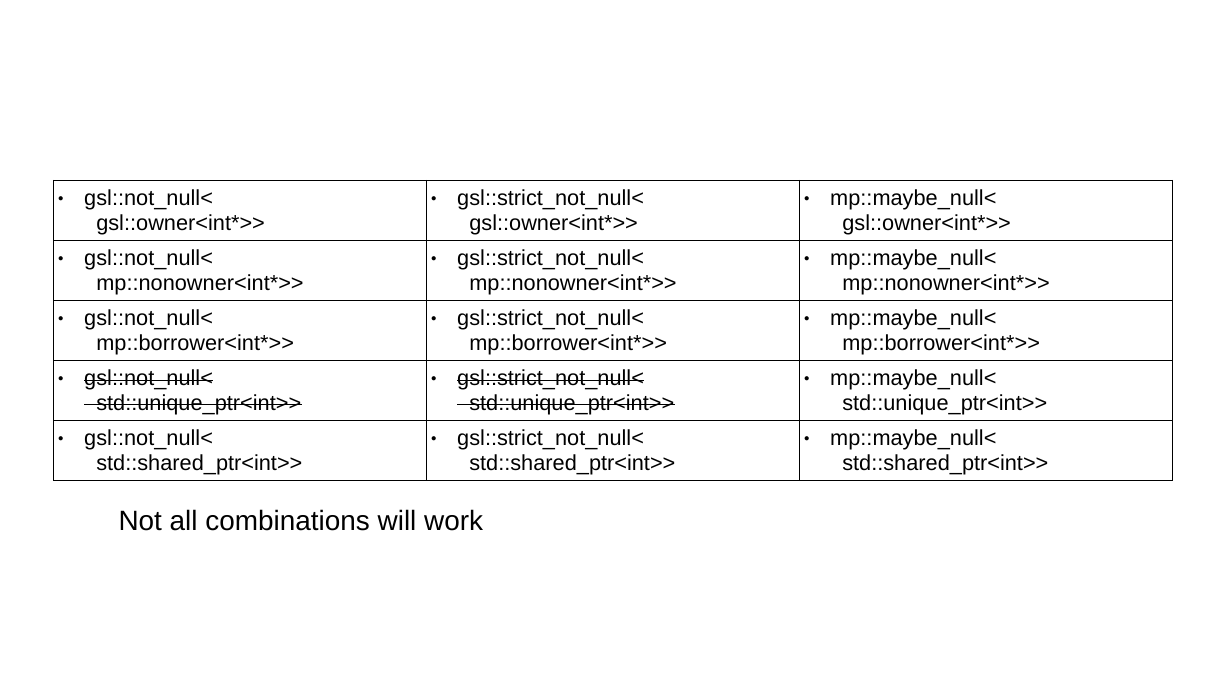
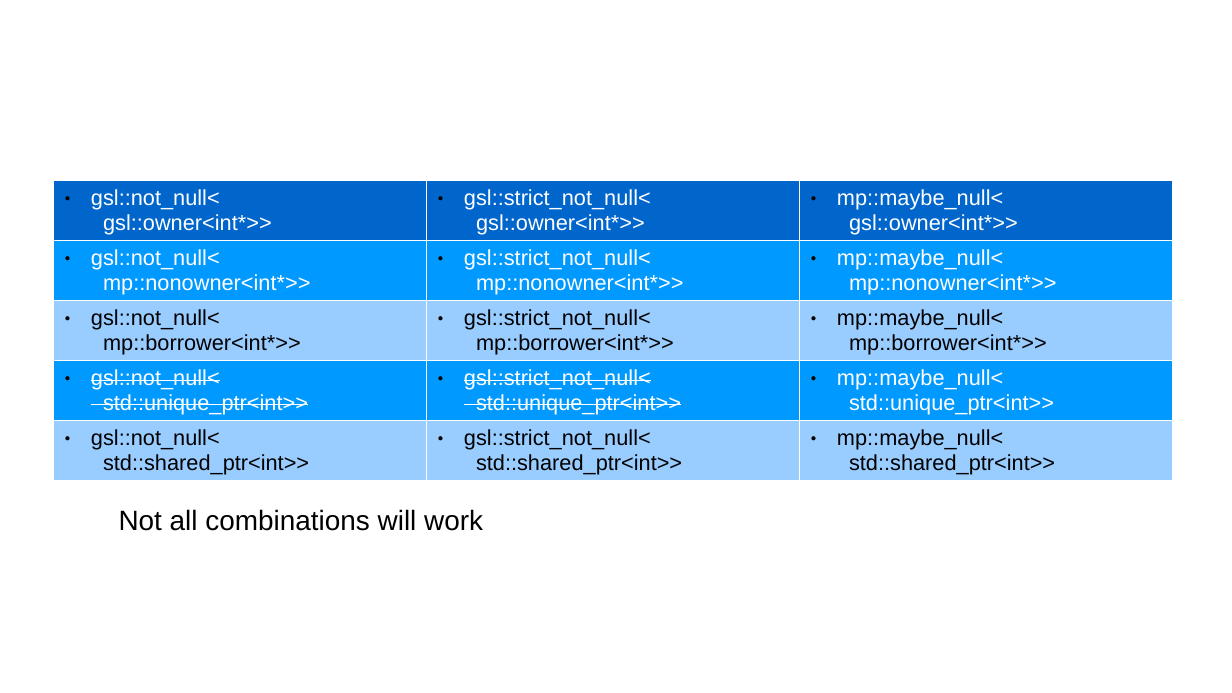
Before and after one commit to marcpawl/nullptr, a slide deck: slide 52 of slideshow.odp (slide 45 before the commit). Drawn at 1232x693 pixels with LibreOffice and Linux fonts; fonts in the diff are those of the drawing. Boxes give left, top, right and bottom in pixels: in the first picture for what was removed or moved away, otherwise in the second. Text is boxed around its words. In the diff, an @@ line names an element or a change of style, - is before the commit and + after.

```diff
--- a/slideshow.odp
+++ b/slideshow.odp
@@ table at <box>54,180,1174,479</box> @@
@@ fill none to #0066CC in row 1 @@
@@ fill none to #0099FF in 6 cells @@
@@ fill none to #99CCFF in 6 cells @@
@@ text colour #000000 to #FFFFFF in "gsl::not_null< gsl::owner<int*>>", "gsl::strict_not_null< gsl::owner<int*>>", "mp::maybe_null< gsl::owner<int*>>", "gsl::not_null< mp::nonowner<int*>>" and 5 more places @@
@@ borders changed @@
```
Also in this commit, not shown: 19 other slides changed, 7 slides added, 1 other file.
